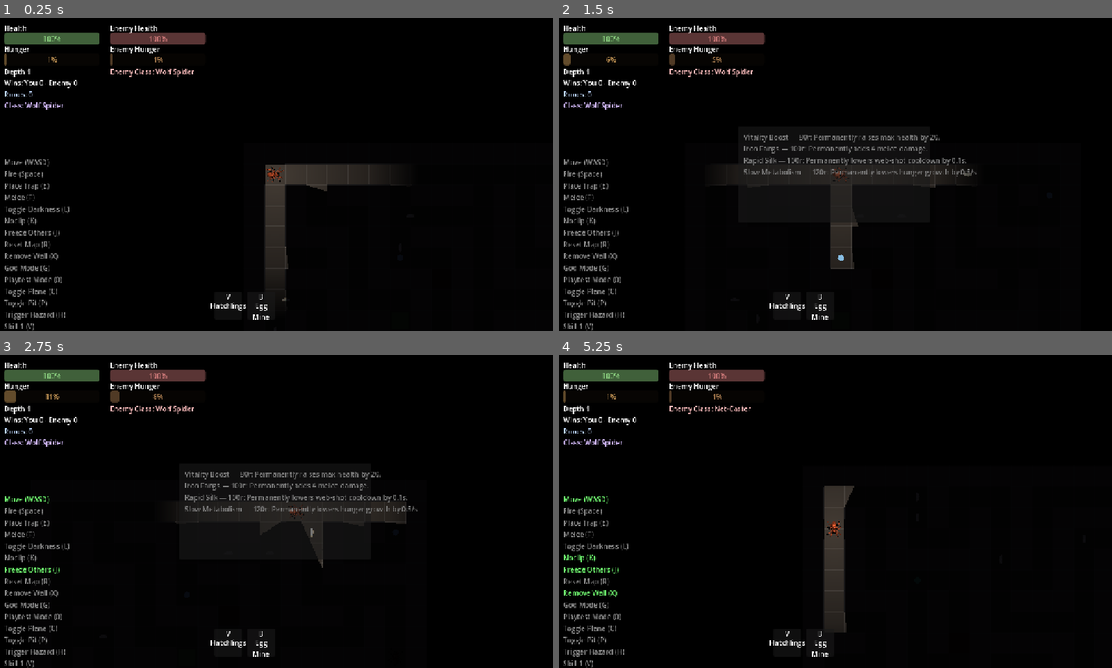
Above: before the commit, frames 1-4 (two rows, left to right).
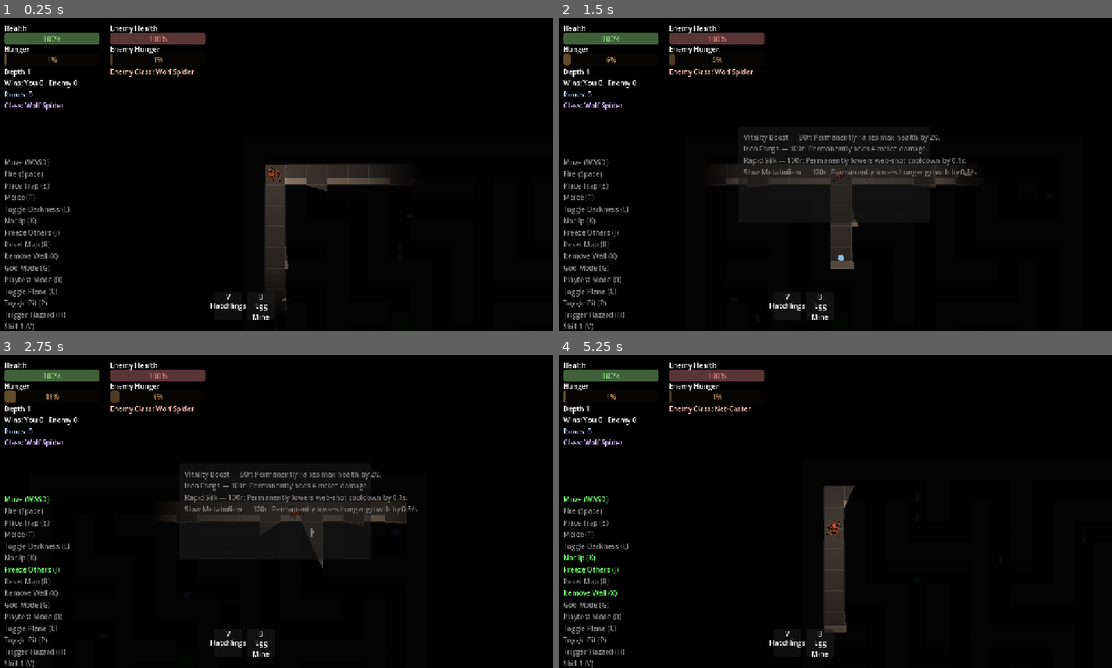
Above: after the commit, the same moments.

Repository: ehix/burrow
Game: Godot game, scene res://world/world.tscn
Two runs of this game, one before a commit and one after it. Both use one fixed random seed, a clock stepped at 60 frames per second and the inputs below.
Inputs (mouse positions are in pixels of both pictures, inside the frame that each line leads up to):
- Up to frame 1 (0.25 s): no input
- Up to frame 2 (1.5 s): tap Enter at 0.5 s; move the mouse to (957, 158) at 0.52 s; hold D (move_right) 0.53-1.25 s; tap 2 (buy_upgrade_2) at 0.6 s; click (957, 158) at 0.67 s; tap 5 (toggle_shop) at 0.77 s; drag from (724, 190) to (857, 174) at 1.27 s
- Up to frame 3 (2.75 s): move the mouse to (331, 442) at 2.02 s; hold D (move_right) from 2.03 s (still down); hold J (dev_freeze) from 2.03 s (still down)
- Up to frame 4 (5.25 s): release D (move_right) at 2.75 s; release J (dev_freeze) at 2.75 s; drag from (807, 574) to (951, 658) at 2.77 s; tap R (dev_reset_map) at 3.5, 5 s; move the mouse to (1001, 558) at 3.52 s; hold A (move_left) 3.53-4.25 s; hold K (dev_noclip) 3.53-4.25 s; tap 5 (toggle_shop) at 3.77 s; drag from (669, 464) to (813, 511) at 4.27 s; move the mouse to (863, 511) at 5.02 s; hold S (move_down) from 5.03 s (still down); hold X (dev_remove_wall) from 5.03 s (still down); click (863, 511) at 5.17 s

The runs differ from the first frame. In frame 1, 0.3% of the frame differs, in the area x 51-71%, y 51-81%; in frame 2, 0.4%, in the area x 30-72%, y 51-81%; in frame 3, 0.2%; in frame 4, less than 0.1%.

Commit message:
MazeRenderer: taller two-tone wall blocks + player occlusion fade
Walls now render as a taller two-tone block (lighter top face + darker
front face anchored to the tile's bottom edge, poking into the tile
north of it) instead of a flat-color rect, and fade to wall_fade_alpha
when they'd occlude the player's own position (set_fade_focus, wired
from Level._process every frame).

Diff:
--- a/tests/test_maze_renderer_occlusion.gd
+++ b/tests/test_maze_renderer_occlusion.gd
@@ -51,3 +51,37 @@
 	var position := Vector2(120.0, 144.0) # exactly the wall's own tile_top
 
 	assert_true(MazeRenderer.wall_occludes_position(wall_tile, position, TILE_SIZE, OVERDRAW))
+
+
+func _make_renderer() -> MazeRenderer:
+	var renderer := MazeRenderer.new()
+	add_child_autofree(renderer)
+	var maze := MazeGenerator.generate(3, 3, 1)
+	renderer.setup(maze, 48)
+	return renderer
+
+
+func test_set_fade_focus_stores_the_position() -> void:
+	var renderer := _make_renderer()
+
+	renderer.set_fade_focus(Vector2(100.0, 200.0))
+
+	assert_eq(renderer.fade_focus_position, Vector2(100.0, 200.0))
+
+
+func test_defaults_to_a_fade_focus_that_never_occludes_anything() -> void:
+	var renderer := _make_renderer()
+
+	# The default must never accidentally fade a wall before Level ever
+	# calls set_fade_focus() -- Vector2.INF can't fall inside any tile's
+	# finite x range, so wall_occludes_position() always returns false.
+	assert_false(MazeRenderer.wall_occludes_position(Vector2i(1, 1), renderer.fade_focus_position, 48, 16.0))
+
+
+func test_draw_does_not_error_with_walls_and_a_fade_focus_present() -> void:
+	var renderer := _make_renderer()
+	renderer.set_fade_focus(Vector2(24.0, 24.0))
+
+	await get_tree().process_frame
+
+	assert_true(true, "reached this point without erroring")
--- a/world/level.gd
+++ b/world/level.gd
@@ -209,6 +209,8 @@
 func _process(delta: float) -> void:
 	if maze == null:
 		return
+	if player != null and is_instance_valid(player):
+		_renderer.set_fade_focus(player.global_position)
 	_spawn_accum += delta
 	if _spawn_accum >= LARVA_SPAWN_INTERVAL:
 		_spawn_accum = 0.0
--- a/world/maze/maze_renderer.gd
+++ b/world/maze/maze_renderer.gd
@@ -1,27 +1,62 @@
 class_name MazeRenderer
 extends Node2D
-## Draws a MazeData as flat floor/wall rectangles. A placeholder for the
-## SpriteCook TileSet: once tile art exists this can be swapped for a
-## TileMapLayer without touching the rest of the maze pipeline (collision,
-## occluders and navigation are built separately by Level).
+## Draws a MazeData as flat floor rectangles and taller, two-tone wall
+## blocks (tunnel faux-3D rework, design: docs/superpowers/specs/
+## 2026-07-14-tunnel-visual-rework-design.md). A wall's rendered block is
+## taller than its own 48x48 footprint -- a lighter "top face" plus a
+## shorter, darker "front face" anchored to the tile's own bottom edge,
+## with the extra height poking up into the tile north of it -- rather
+## than a single flat-color rect, so walls read as physically standing at
+## floor level instead of the old point-light shadow artifact that made
+## them look unnaturally (and accidentally) tall. Placeholder colors/
+## proportions, not real tile art yet -- swap for a TileMapLayer once
+## SpriteCook art exists; the collision/occluder/navigation pipeline is
+## built separately by Level, so it's unaffected either way.
 ##
 ## Ceiling/plane mechanics rework: open tiles render in floor_color or
 ## ceiling_floor_color depending on which plane the player currently
 ## occupies (set_active_plane(), driven by Level) — replaces the old
-## per-sprite ceiling tint entirely. Wall color is unchanged on both planes:
-## walls exist identically on both layers (CeilingData mirrors MazeData's
-## wall geometry 1:1), so there's nothing distinct to show there.
+## per-sprite ceiling tint entirely. Wall rendering is unchanged on both
+## planes for now: walls exist identically on both layers (CeilingData
+## mirrors MazeData's wall geometry 1:1), and the ceiling-plane inverse
+## wall treatment (front face hanging down instead of rising up) is a
+## later phase, not yet built.
 
 var _maze: MazeData
 var _tile_size := 48
 var floor_color := Color(0.17, 0.15, 0.13)
 var ceiling_floor_color := Color(0.13, 0.17, 0.24)
-var wall_color := Color(0.31, 0.27, 0.23)
+var wall_top_face_color := Color(0.36, 0.31, 0.26)
+var wall_front_face_color := Color(0.2, 0.16, 0.12)
 ## Grid lines on top of open floor tiles, so the tile-stepped movement reads
 ## clearly against the map.
 var grid_line_color := Color(1, 1, 1, 0.08)
 
+## How far a wall's rendered block pokes up above its own tile's top edge,
+## and the height of the darker front-face band anchored to its own bottom
+## edge -- see this file's own doc comment. Placeholder proportions, easy
+## to retune once real tile art exists.
+var wall_overdraw_height := 16.0
+var wall_front_face_height := 16.0
+
+## Any wall whose rendered block would currently overlap this world-space
+## position fades to wall_fade_alpha -- set by Level every frame to the
+## player's own position (occlusion fade), so a wall directly "in front of"
+## the player on screen never hides them. Vector2.INF (the default) can
+## never fall inside any wall's finite occlusion band, so nothing fades
+## until Level calls set_fade_focus().
+var fade_focus_position := Vector2.INF
+var wall_fade_alpha := 0.25
+
 var _active_plane: Level.Layer = Level.Layer.GROUND
+
+
+func _ready() -> void:
+	set_process(not Engine.is_editor_hint())
+
+
+func _process(_delta: float) -> void:
+	queue_redraw()
 
 
 func setup(maze: MazeData, tile_size: int) -> void:
@@ -37,26 +72,40 @@
 	queue_redraw()
 
 
+## Where the occlusion fade should center -- see fade_focus_position's own
+## doc comment.
+func set_fade_focus(world_position: Vector2) -> void:
+	fade_focus_position = world_position
+
+
 func _draw() -> void:
 	if _maze == null:
 		return
 	var open_color := floor_color if _active_plane == Level.Layer.GROUND else ceiling_floor_color
 	for y in _maze.height:
 		for x in _maze.width:
-			var rect := Rect2(x * _tile_size, y * _tile_size, _tile_size, _tile_size)
-			draw_rect(rect, open_color if _maze.is_open(x, y) else wall_color)
+			if _maze.is_open(x, y):
+				draw_rect(Rect2(x * _tile_size, y * _tile_size, _tile_size, _tile_size), open_color)
+			else:
+				_draw_wall(Vector2i(x, y))
 	_draw_grid_lines()
 
 
-func _draw_grid_lines() -> void:
-	var width_px := _maze.width * _tile_size
-	var height_px := _maze.height * _tile_size
-	for x in (_maze.width + 1):
-		var px := x * _tile_size
-		draw_line(Vector2(px, 0), Vector2(px, height_px), grid_line_color)
-	for y in (_maze.height + 1):
-		var py := y * _tile_size
-		draw_line(Vector2(0, py), Vector2(width_px, py), grid_line_color)
+## Draws one wall tile's block: a shorter, darker front face anchored to
+## the tile's own bottom edge, with a taller, lighter top face above it
+## poking up into the tile north of it. Fades both faces together if this
+## wall currently occludes fade_focus_position (see wall_occludes_position).
+func _draw_wall(tile: Vector2i) -> void:
+	var alpha := wall_fade_alpha if wall_occludes_position(tile, fade_focus_position, _tile_size, wall_overdraw_height) else 1.0
+	var tile_left := tile.x * _tile_size
+	var tile_top := tile.y * _tile_size
+	var tile_bottom := tile_top + _tile_size
+	var block_top := tile_top - wall_overdraw_height
+	var front_face_top := tile_bottom - wall_front_face_height
+	draw_rect(Rect2(tile_left, block_top, _tile_size, front_face_top - block_top),
+		Color(wall_top_face_color, wall_top_face_color.a * alpha))
+	draw_rect(Rect2(tile_left, front_face_top, _tile_size, wall_front_face_height),
+		Color(wall_front_face_color, wall_front_face_color.a * alpha))
 
 
 ## True if a wall at `wall_tile` (tile coordinates) would visually overlap
@@ -72,3 +121,14 @@
 	if position.x < tile_left or position.x > tile_left + tile_size:
 		return false
 	return position.y >= tile_top - overdraw and position.y <= tile_top
+
+
+func _draw_grid_lines() -> void:
+	var width_px := _maze.width * _tile_size
+	var height_px := _maze.height * _tile_size
+	for x in (_maze.width + 1):
+		var px := x * _tile_size
+		draw_line(Vector2(px, 0), Vector2(px, height_px), grid_line_color)
+	for y in (_maze.height + 1):
+		var py := y * _tile_size
+		draw_line(Vector2(0, py), Vector2(width_px, py), grid_line_color)
